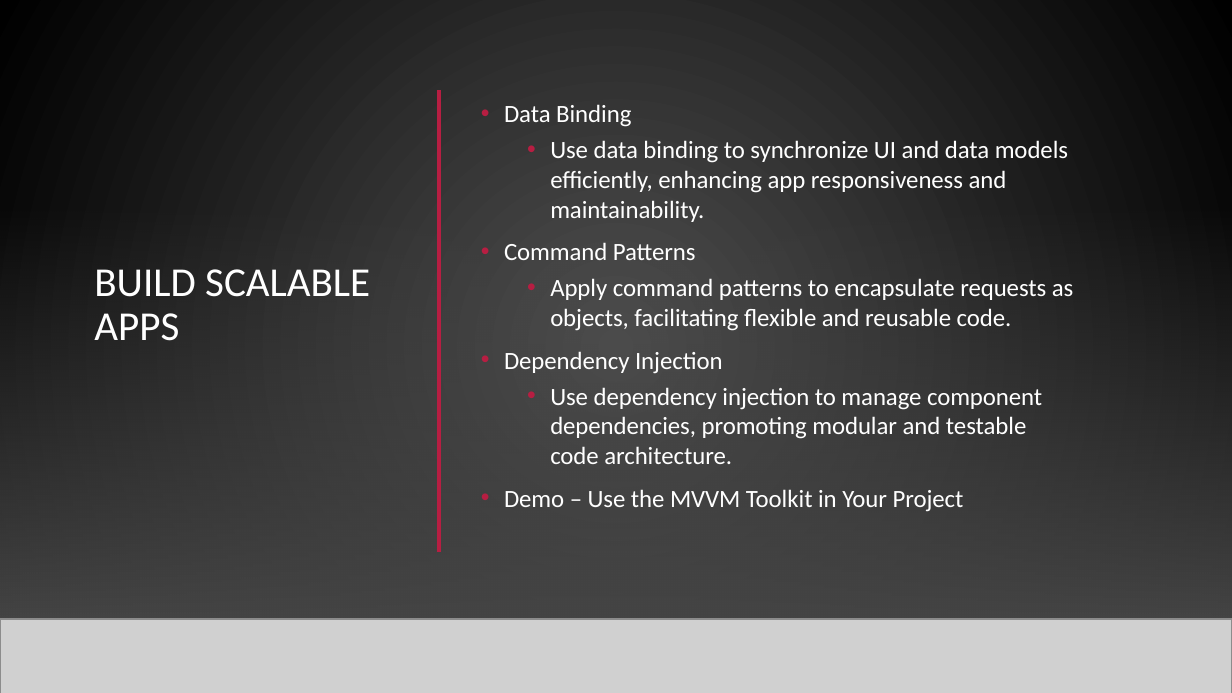
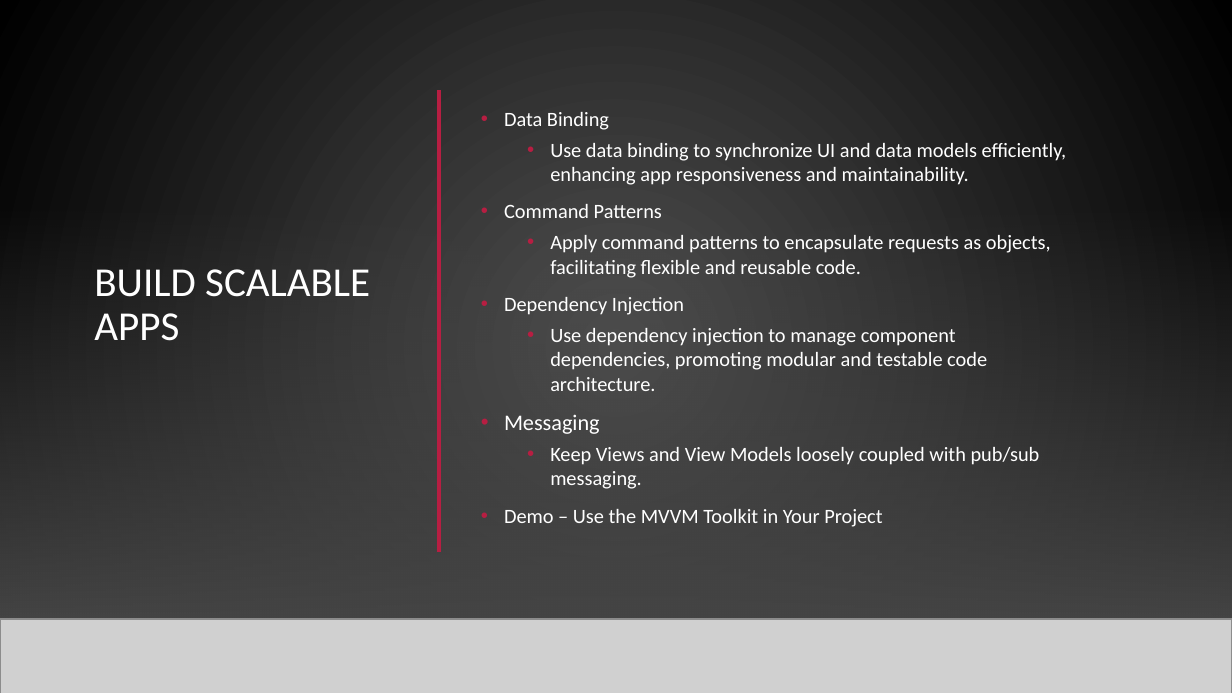
Before and after one commit to alvinashcraft/speaking, a slide deck: slide 16 of 2026/0115_CodeMash/Maui Toolkit/Create Multi-Platform Apps with .NET.pptx. Drawn at 1232x693 pixels with LibreOffice and Linux fonts; fonts in the diff are those of the drawing; grey boxes stand for pictures; background and template pictures are left out. Boxes give left, top, right and bottom in pixels: in the first picture for what was removed or moved away, otherwise in the second. Text is boxed around its words. In the diff, an @@ line names an element or a change of style, - is before the commit and + after.

Commit message:
Final slide updates

```diff
--- a/2026/0115_CodeMash/Maui Toolkit/Create Multi-Platform Apps with .NET.pptx
+++ b/2026/0115_CodeMash/Maui Toolkit/Create Multi-Platform Apps with .NET.pptx
@@ text at [504, 112, 1067, 527]: size 14.4 to 11.9 pt in "Data Binding", "Use data binding to synchronize UI and ...", "Command Patterns", "Apply command patterns to encapsulate requests as ..." and 3 more places @@
@@ text at [504, 414, 1040, 489]: paragraphs added @@
+• Messaging
+  • Keep Views and View Models loosely coupled with pub/sub messaging.
```
Also in this commit, not shown: 1 other slide changed.
